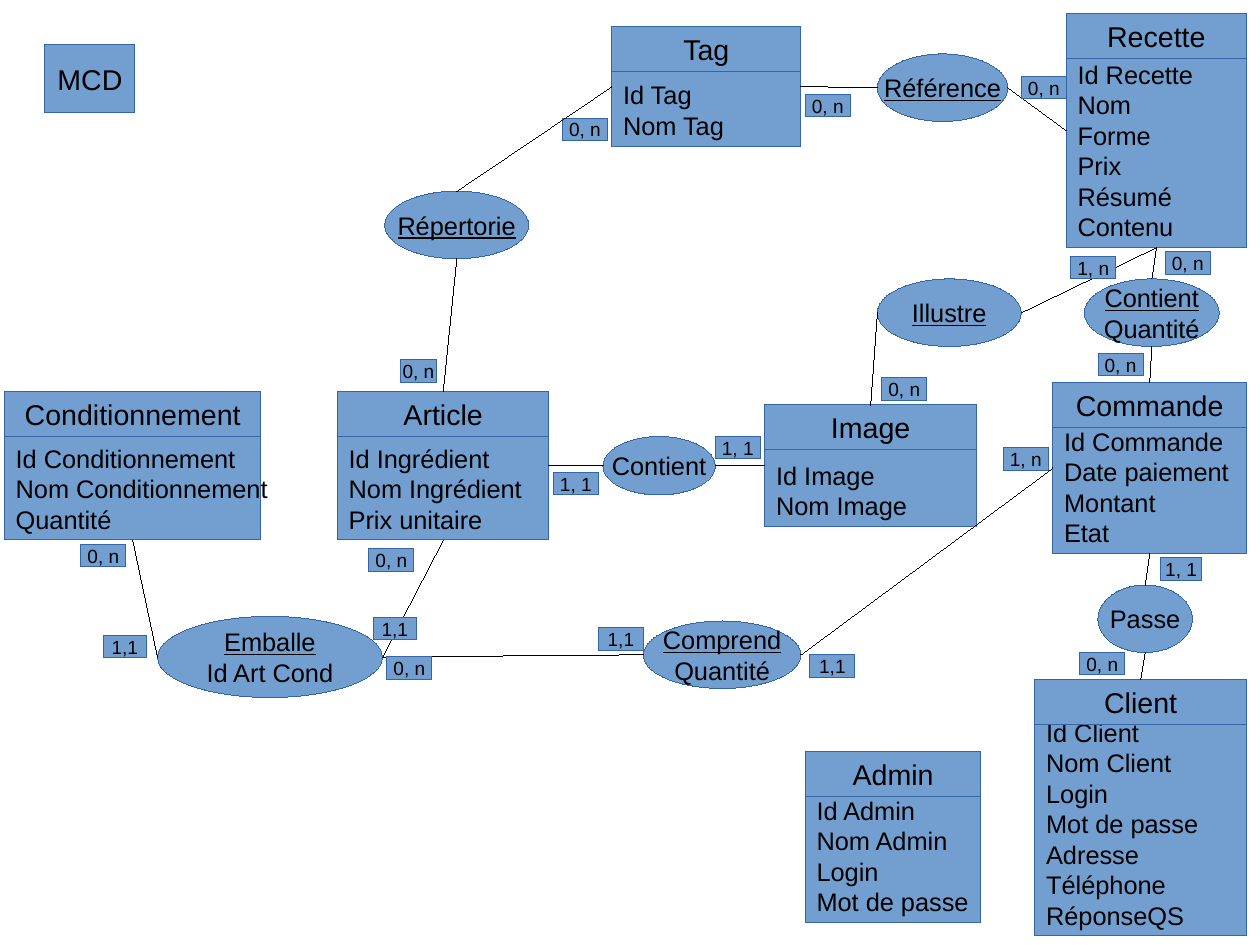
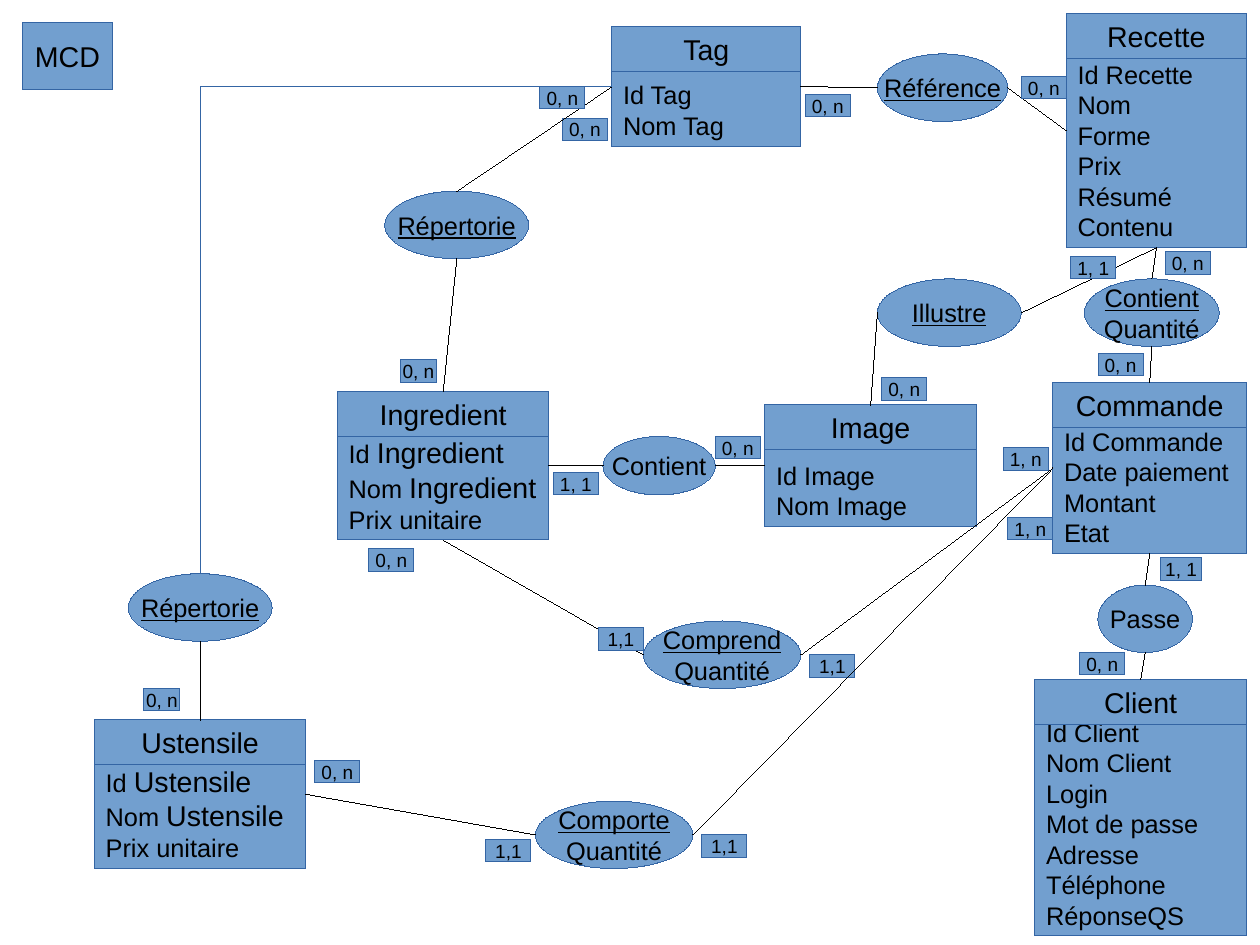
Before and after one commit to MarieRoseLejay/NESTI, a slide deck: slide 17 of VisuelSite.odp (slide 18 before the commit). Drawn at 1260x945 pixels with LibreOffice and Linux fonts; fonts in the diff are those of the drawing. Boxes give left, top, right and bottom in pixels: in the first picture for what was removed or moved away, otherwise in the second. Text is boxed around its words. In the diff, an @@ line names an element or a change of style, - is before the commit and + after.

```diff
--- a/VisuelSite.odp
+++ b/VisuelSite.odp
@@ rectangle "MCD": place and size @@
-rectangle "MCD" at box(45, 45, 135, 112)
+rectangle "MCD" at box(23, 23, 113, 90)
@@ elbow line added from (200, 574) to (612, 87), #3465A4 0 pt @@
@@ rectangle added at box(540, 87, 584, 110), fill #729FCF, outline #3465A4 0 pt, 12 pt, text #000000 @@
+0, n
@@ rectangle "1, 1": place and size @@
-rectangle "1, 1" at box(716, 437, 760, 460)
+rectangle "1, 1" at box(1071, 256, 1116, 279)
@@ rectangle removed at box(5, 392, 261, 541) @@
-Id Conditionnement
-Nom Conditionnement
-Quantité
@@ rectangle removed at box(5, 392, 261, 437) @@
-Conditionnement
@@ text in rectangle at box(380, 404, 507, 431): text changed @@
-Article
+Ingredient
@@ text in rectangle at box(349, 442, 536, 503): text changed; size 16 to 18 pt @@
-Id Ingrédient
-Nom Ingrédient
+Id Ingredient
+Nom Ingredient
@@ rectangle added at box(716, 437, 760, 460), fill #729FCF, outline #3465A4 0 pt, 12 pt, text #000000 @@
+0, n
@@ line added from (693, 835) to (1053, 468), #000000 0 pt @@
@@ rectangle "1, n": place and size @@
-rectangle "1, n" at box(1071, 256, 1116, 279)
+rectangle "1, n" at box(1008, 518, 1053, 541)
@@ line moved from (383, 657) - (444, 540) to (444, 540) - (644, 655) @@
@@ ellipse added at box(128, 574, 272, 641), fill #729FCF, outline #3465A4 0 pt, 16 pt, text #000000, underline @@
+Répertorie
@@ ellipse removed at box(158, 616, 383, 697) @@
-Emballe
-Id Art Cond
@@ line moved from (158, 657) - (133, 540) to (200, 641) - (200, 720) @@
@@ line removed from (383, 657) to (644, 655) @@
@@ rectangle "0, n": place and size @@
-rectangle "0, n" at box(81, 544, 126, 567)
+rectangle "0, n" at box(144, 688, 180, 711)
@@ rectangle added at box(95, 720, 306, 869), fill #729FCF, outline #3465A4 0 pt, 18 pt, text #000000 @@
+Id Ustensile
+Nom Ustensile
+Prix unitaire
@@ rectangle added at box(95, 720, 306, 765), fill #729FCF, outline #3465A4 0 pt, 18 pt, text #000000 @@
+Ustensile
@@ rectangle "0, n": place and size @@
-rectangle "0, n" at box(388, 657, 432, 680)
+rectangle "0, n" at box(316, 760, 360, 783)
@@ rectangle removed at box(806, 751, 982, 923) @@
-Id Admin
-Nom Admin
-Login
-Mot de passe
@@ rectangle removed at box(806, 751, 982, 796) @@
-Admin
@@ line added from (306, 795) to (536, 835), #000000 0 pt @@
@@ ellipse added at box(536, 802, 694, 869), fill #729FCF, outline #3465A4 0 pt, 16 pt, text #000000, underline @@
+Comporte
+Quantité
@@ rectangle "1,1": place and size @@
-rectangle "1,1" at box(374, 617, 416, 640)
+rectangle "1,1" at box(486, 839, 531, 862)
@@ rectangle "1,1": place and size @@
-rectangle "1,1" at box(104, 636, 146, 659)
+rectangle "1,1" at box(702, 835, 747, 858)
```
Also in this commit, not shown: 15 other slides changed, 1 slide added, 2 slides removed, 2 other files.
